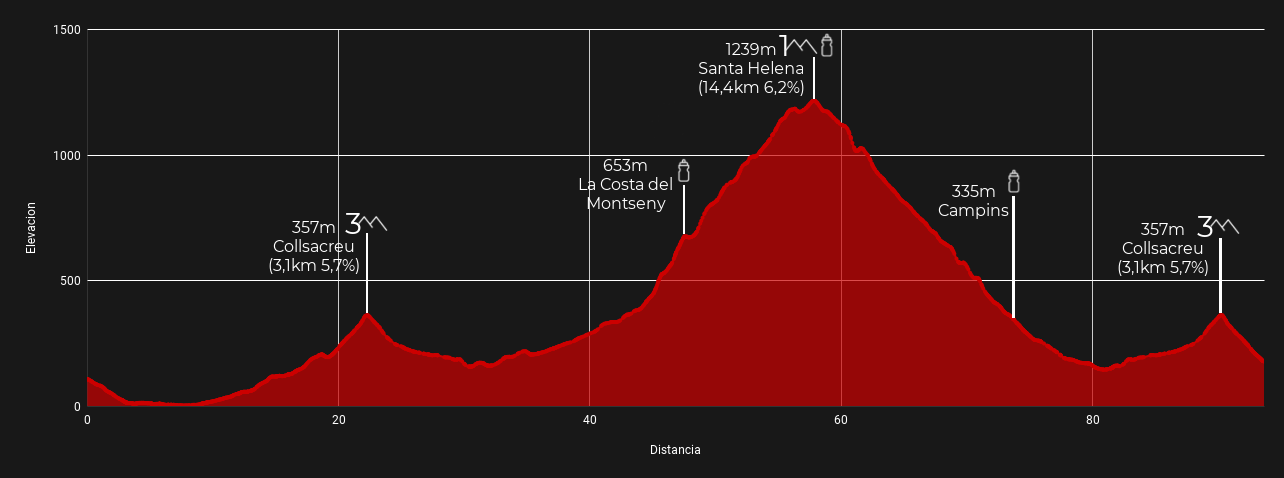
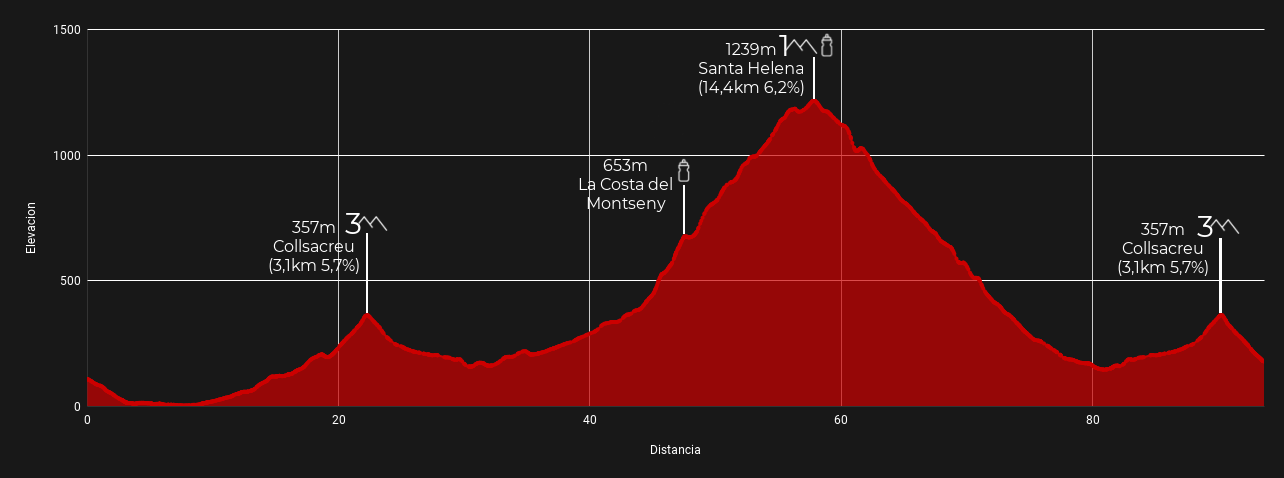
Revision of a layered w=1284, h=478 image; what changed, layer by layer:
hid "335m ..." over bbox(938, 185, 1009, 219)
hid "Capa #11" over bbox(1008, 169, 1020, 193)
hid "Capa #10" over bbox(1012, 196, 1015, 318)
